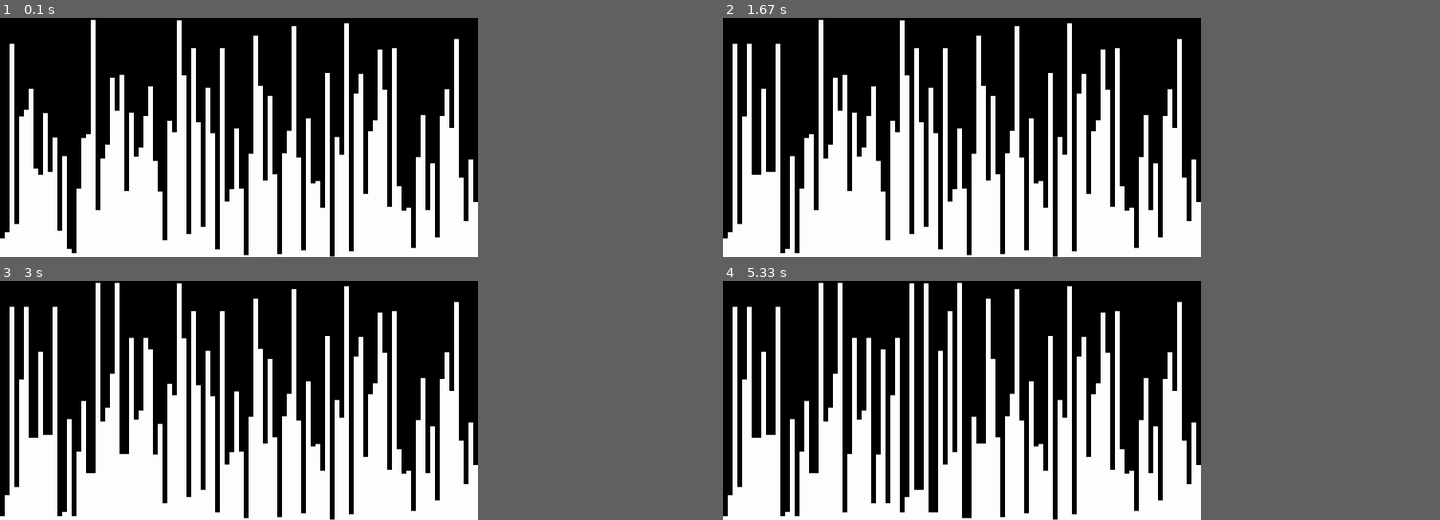
Above: before the commit, frames 1-4 (two rows, left to right).
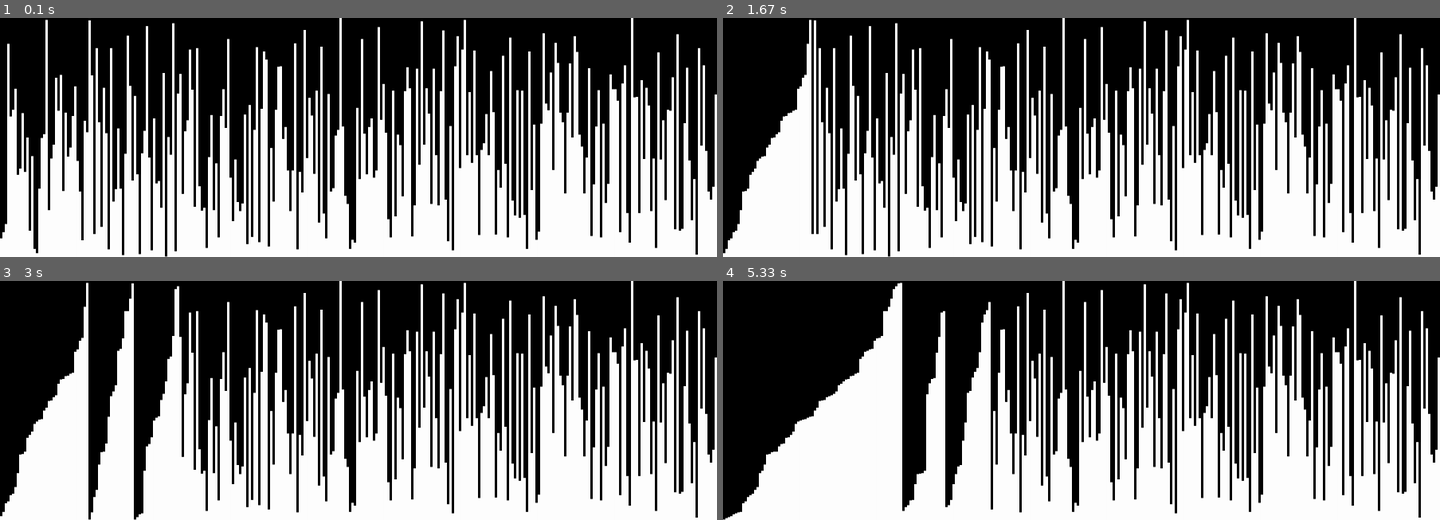
Above: after the commit, the same moments.

Repository: benwoo1110/A-List-of-Sorts
Game: pygame game, started from Algorithms/mergeSort.py
Two runs of this game, one before a commit and one after it. Both use one fixed random seed, a clock stepped at 60 frames per second and the inputs below.
Inputs:
- Up to frame 1 (0.1 s): no input
- Up to frame 2 (1.67 s): no input
- Up to frame 3 (3 s): no input
- Up to frame 4 (5.33 s): no input
In our replay, the window is 600x300 before the commit and 900x300 after it. These sizes can differ from the game's own. Grey fills any space a smaller window leaves; there, only what the larger window draws over its background counts as a difference.

The runs differ from the first frame. In frame 1, 36% of the frame differs, in the area x 0-100%, y 0-100%; in frame 2, 36%; in frame 3, 36%; in frame 4, 37%.

Commit message:
bug fix for mergesort animation

Diff:
--- a/Algorithms/mergeSort.py
+++ b/Algorithms/mergeSort.py
@@ -3,9 +3,9 @@
 
 # Initializing the window
 pygame.init()
-size = (1000, 500)
+size = (1500, 500)
 window = pygame.display.set_mode((size))
-pygame.display.set_caption("Bubble-Sort Visualization")
+pygame.display.set_caption("Merge sort Visualization")
 black = pygame.Color(0, 0, 0)
 white = pygame.Color(255, 255, 255)
 red = pygame.Color(255, 0, 0)
@@ -13,7 +13,7 @@
 
 # Declaring Variables
 heightList = []
-listLength = 100
+listLength = 300
 swap = False
 
 # coordinate for drawing
@@ -29,14 +29,20 @@
 
 def draw(arrList, start, end):
     global xList, y, heightList
-    # Update heightList
-    for i in (start, end):
+
+    for i in range(start, end+1):
+        # background
+        window.fill(black)
+
+        # Update heightList
         heightList[i] = arrList[i-start]
-        print(heightList)
-    window.fill(black)
-    for i in range(len(heightList)):
-        pygame.draw.rect(
-            window, white, (xList[i], 500-heightList[i], w, heightList[i]), 0)
+        # print(heightList)
+
+        for i in range(len(heightList)):
+            pygame.draw.rect(
+                window, white, (xList[i], 500-heightList[i], w, heightList[i]), 0)
+        update_draw()
+        buffer()
 
 
 def buffer():
@@ -47,7 +53,7 @@
 
 def update_draw():
     pygame.display.update()
-    pygame.time.Clock().tick(10)
+    pygame.time.Clock().tick(100000000)
 
 # Algorithm
 
@@ -78,14 +84,10 @@
 
         k += 1
 
-
-
     while i < len(first):
         arrList[k] = first[i]
         i += 1
         k += 1
-
-
 
     while j < len(second):
         arrList[k] = second[j]
@@ -93,11 +95,10 @@
         k += 1
 
     draw(arrList, start, end)
-    update_draw()
-    buffer()
 
-    # print(arrList)
-    #print(start, end)
+    print(arrList)
+    print(heightList)
+    print(start, end)
 
 
 mergesort(heightList, 0, listLength-1)
